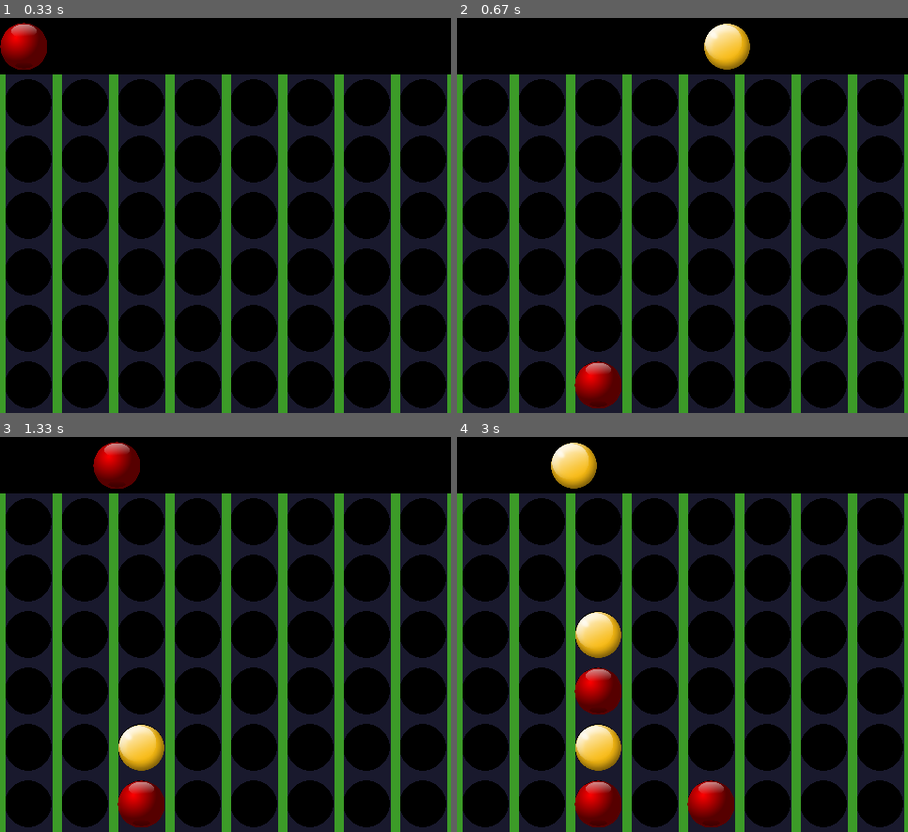
Above: before the commit, frames 1-4 (two rows, left to right).
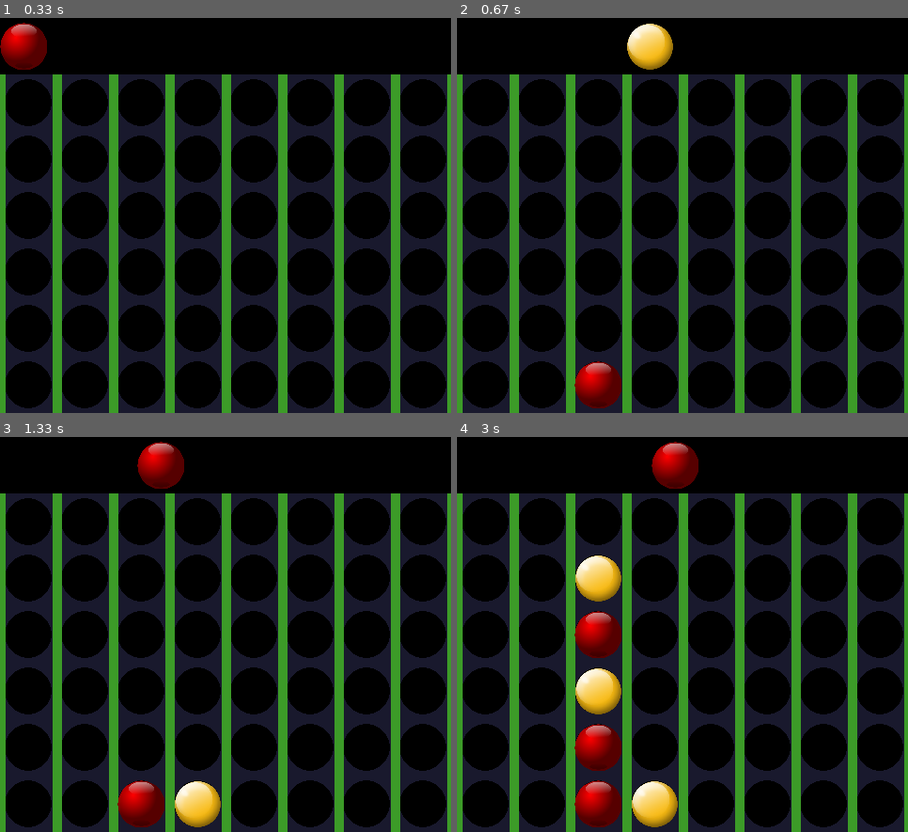
Above: after the commit, the same moments.

Repository: Darkhyp/python-games-for-kids
Game: pygame game, started from rougejaune.py
Same seed, same stepped clock (60 frames per second), same inputs: the game is played once before the commit and once after it.
Inputs (mouse positions are in pixels of both pictures, inside the frame that each line leads up to):
- Up to frame 1 (0.33 s): no input
- Up to frame 2 (0.67 s): press the mouse at (574, 219) at 0.37 s; move the mouse to (650, 258) at 0.47 s; release the mouse at (727, 302) at 0.6 s
- Up to frame 3 (1.33 s): press the mouse at (117, 638) at 0.73 s; move the mouse to (198, 654) at 0.83 s; release the mouse at (279, 670) at 0.97 s; press the mouse at (117, 638) at 1.2 s; move the mouse to (162, 685) at 1.3 s
- Up to frame 4 (3 s): release the mouse at (659, 737) at 1.43 s; press the mouse at (574, 638) at 1.73 s; move the mouse to (687, 666) at 1.83 s; release the mouse at (799, 697) at 1.97 s; press the mouse at (574, 638) at 2.27 s; move the mouse to (705, 685) at 2.37 s; release the mouse at (840, 737) at 2.5 s; press the mouse at (574, 638) at 2.8 s; move the mouse to (673, 598) at 2.9 s

Frame 1 is identical in both runs. In frame 2, 1.9% of the frame differs, in the area x 37-65%, y 1-14%; in frame 3, 3.8%; in frame 4, 7.7%, in the area x 20-62%, y 1-99%.

Commit message:
improve rougejaune game to work in network mode

Diff:
--- a/rougejaune/CONFIGS.py
+++ b/rougejaune/CONFIGS.py
@@ -1,6 +1,13 @@
+# networt paramenters
+SERVER_ADDR = '192.168.1.84'
+SERVER_PORT = 5555
+
+
 # French
 PLAYERS = ('rouge','jaune')
 MESSAGE = lambda: ()
+MESSAGE.YOULOST = 'Vous aver perdu en {} tours'
+MESSAGE.YOUWON = 'Vous aver gagné en {} tours'
 MESSAGE.WON = 'Le joueur {} a gagné en {} tours'
 MESSAGE.AGAIN = 'Rejouer'
 #English
--- a/rougejaune/__init__.py
+++ b/rougejaune/__init__.py
@@ -1,3 +1,4 @@
 from .grid import Grid
+from .tools import coordinate
 from .game import Game
-from .tools import coordinate
+from .game import Players
--- a/rougejaune/game.py
+++ b/rougejaune/game.py
@@ -10,13 +10,65 @@
 from common import message_box, make_sound
 from .CONFIGS import *
 from .grid import Grid
-from .tools import placer_pion, coordinate, gagnant
+from .tools import placer_pion, coordinate
+from rougejaune.network import Network
 
 pygame.font.init()
 myfont = pygame.font.SysFont('monospace', 22)
 
 
+class Players:
+    _isReady = False
+    _moves = [-1, -1]
+    _isPlayerConnected = [False, False]
+
+    def __init__(self, id_game):
+        self.id_game = id_game
+
+    def connected(self):
+        return self._isReady
+
+    def set_connection(self,p,val:bool=False):
+        self._isPlayerConnected[p] = val
+        self._isReady = self._isPlayerConnected[0] and self._isPlayerConnected[1]
+
+    def get_connection(self,p):
+        return self._isPlayerConnected[p]
+
+    def reset_moves(self):
+        self._moves = [-1, -1]
+
+    def get_move(self, player):
+        return self._moves[player]
+
+    def set_move(self, player, move):
+        self._moves[player] = move
+
+
+def print_central_text(surface, message):
+    surface.fill(BACKGROUND_COLOR)
+    font = pygame.font.SysFont("comicsans", 28)
+    text = font.render(message, True, (255, 255, 255))
+    surface.blit(text, ((DISPLAY_SIZE[0] - text.get_width()) / 2, (DISPLAY_SIZE[1] - text.get_height()) / 2))
+    pygame.display.update()
+
+
+def put_ball(surface,ball,coordinate, isLimited=False):
+    x, y = coordinate
+    x -= ball.get_width() / 2
+    if isLimited:
+        y = (GRID_STEP[1]-ball.get_height())/2
+        x = 0 if x<0 else x
+        x = x if x<DISPLAY_SIZE[0]-ball.get_width() else DISPLAY_SIZE[0]-ball.get_width()
+    else:
+        y -= ball.get_height() / 2
+    surface.blit(ball, (x, y))
+
+
 class Game:
+    game_over = True
+    id_player = None
+
     def __init__(self):
         # init pygame display
         self.surface = pygame.display.set_mode(DISPLAY_SIZE, pygame.HWSURFACE | pygame.DOUBLEBUF | pygame.RESIZABLE)
@@ -29,7 +81,6 @@
         ball_yellow = pygame.transform.scale(ball_yellow, (GRID_STEP[0]-GRID_THICKNESS,GRID_STEP[1]-GRID_THICKNESS))
         self.balls = (ball_red,ball_yellow)
 
-        self.game_over = True
         self.clock = pygame.time.Clock()
 
         # initialize background class
@@ -37,6 +88,15 @@
 
         # initialize game data
         self.restart()
+        pygame.init()
+
+    def restart(self):
+        # number of turns in the game
+        self.game_turn = 0
+        # lines for visualisation of successful combinations
+        self.winner = []
+        # initialize matrix for the game
+        self.game_matrix = -np.ones(GRID_NXY,dtype=int)
         # test only
         # self.game_matrix = np.array(
         #       [[-1, -1, -1, -1, -1, -1],
@@ -58,24 +118,54 @@
         #        [-1, -1, -1, -1, -1, -1],
         #        [-1, -1, -1, -1, -1, -1]])
 
-
-        pygame.init()
-
-    def restart(self):
-        # number of turns in the game
-        self.game_turn = 0
-        # lines for visualisation of successful combinations
-        self.winner = []
-        # initialize matrix for the game
-        self.game_matrix = -np.ones(GRID_NXY,dtype=int)
+    def wait_server_connection(self):
+        wait = True
+
+        # wait for game start
+        while wait:
+            self.clock.tick(60)
+            print_central_text(self.surface,"Click to Play!")
+
+            for event in pygame.event.get():
+                if event.type == pygame.QUIT:
+                    pygame.quit()
+                    wait = False
+                if event.type == pygame.MOUSEBUTTONDOWN:
+                    wait = False
+
+        # create Network instance and run main game loop
+        self.net = Network((SERVER_ADDR,SERVER_PORT))
+        recived_data = self.net.get_player()
+        if recived_data is None:
+            print("Network did not found. Run common loop")
+        else:
+            self.id_player = int(recived_data)
+            print(f"You are player{self.id_player}")
+
+            is_opponent = False
+            while not is_opponent:
+                self.clock.tick(60)
+                print_central_text(self.surface,"Wait another player connection")
+
+                try:
+                    players = self.net.send("reset")
+                    is_opponent = players.connected()
+                except Exception as e:
+                    print("Couldn't get game: ", e)
+
+                pygame.time.delay(150)
+
+        pygame.event.clear()
+        # start game loop for network game
+        self.mainloop()
 
     def mainloop(self):
         """
         main loop
         """
         while self.game_over:
+            self.clock.tick(10)
             pygame.time.delay(150)
-            self.clock.tick(10)
 
             # redraw game objects
             self.redraw()
@@ -83,49 +173,72 @@
             # define which player is in this turn
             player = self.game_turn % 2
 
-            # show new unplaced ball
-            x,y = pygame.mouse.get_pos()
-            col = int(x // GRID_STEP[0])
-            cur_ball = self.balls[player]
-            y = (GRID_STEP[1]-cur_ball.get_height())/2
-            x -= cur_ball.get_width()/2
-            x = 0 if x<0 else x
-            x = x if x<DISPLAY_SIZE[0]-cur_ball.get_width() else DISPLAY_SIZE[0]-cur_ball.get_width()
-            self.surface.blit(cur_ball, (x,y))
-
-            for event in pygame.event.get():
-                if event.type == pygame.QUIT:
-                    # pygame.quit()
-                    sys.exit()
-                if event.type==pygame.MOUSEMOTION:
-                    pass
-                if event.type==pygame.MOUSEBUTTONDOWN:
-                    isPlaced,self.game_matrix,self.winner = placer_pion(player, col, self.game_matrix)
-                    if isPlaced:
-                        if self.winner:
-                            make_sound(2)
-
-                            # redraw game objects to show winner combinations
-                            self.redraw()
-
-                            self.surface.blit(myfont.render(MESSAGE.WON.format(PLAYERS[player],self.game_turn),True, ((255,0,0),(255,255,0))[player]),(10,10))
-
-                            # refresh image
-                            pygame.display.flip()
-                            pygame.display.update()
-
-                            message_box(MESSAGE.WON.format(PLAYERS[player],self.game_turn), MESSAGE.AGAIN)
-                            self.restart()
-
-                            break
-                        else:
-                            self.game_turn += 1
-
-
+            # ball position ('-1' means incorrect position )
+            col_placed_ball = -1
+            if self.id_player is not None and player!=self.id_player: # show opponent move if exist
+                # try to get data from the server
+                try:
+                    players = self.net.send("get")
+                    col_placed_ball = players.get_move(player)
+                    if col_placed_ball!=-1:
+                        # reset move in server
+                        self.net.send('reset')
+                except Exception as e:
+                    self.game_over = False
+                    print("Couldn't get game: ", e)
+                pygame.event.clear()
+            else:
+                # show new unplaced ball
+                x,y = pygame.mouse.get_pos()
+                col = int(x // GRID_STEP[0])
+                put_ball(self.surface, self.balls[player], (x,y), isLimited=True)
+
+                for event in pygame.event.get():
+                    if event.type == pygame.QUIT:
+                        # pygame.quit()
+                        sys.exit()
+                    if event.type==pygame.MOUSEMOTION:
+                        pass
+                    if event.type==pygame.MOUSEBUTTONDOWN:
+                        col_placed_ball = col
 
             # refresh image
             pygame.display.flip()
             pygame.display.update()
+
+            # ball is placed, check winner
+            if col_placed_ball!=-1:
+                isPlaced,self.game_matrix,self.winner = placer_pion(player, col_placed_ball, self.game_matrix)
+                if isPlaced:
+                    if player == self.id_player:
+                        # send to server
+                        self.net.send(str(col_placed_ball))
+                    if self.winner:
+                        make_sound(2)
+
+                        # redraw game objects to show winner combinations
+                        self.redraw()
+
+                        # add text
+                        self.surface.blit(myfont.render(MESSAGE.WON.format(PLAYERS[player],self.game_turn),True, ((255,0,0),(255,255,0))[player]),(10,10))
+
+                        # refresh image
+                        pygame.display.flip()
+                        pygame.display.update()
+
+                        if self.id_player is not None:  # network game
+                            if player==self.id_player:
+                                message_box(MESSAGE.YOUWON.format(self.game_turn), MESSAGE.AGAIN)
+                            else:
+                                message_box(MESSAGE.YOULOST.format(self.game_turn), MESSAGE.AGAIN)
+                            # reset game
+                            self.net.send('reset')
+                        else:
+                            message_box(MESSAGE.WON.format(PLAYERS[player],self.game_turn), MESSAGE.AGAIN)
+
+                        self.restart()
+                    else:
+                        self.game_turn += 1
 
 
     def redraw(self):  # redraw game objects
@@ -137,11 +250,7 @@
             for iy in range(self.game_matrix.shape[1]):
                 player = self.game_matrix[ix,iy]
                 if player!=-1:
-                    ball = self.balls[player]
-                    x,y = coordinate((ix,iy))
-                    x -= ball.get_width()/2
-                    y -= ball.get_height()/2
-                    self.surface.blit(ball, (x,y))
+                    put_ball(self.surface, self.balls[player], coordinate((ix, iy)))
 
         # draw lines for the winner combinations
         for line in self.winner:
--- /dev/null
+++ b/rougejaune/network.py
@@ -0,0 +1,38 @@
+"""
+Test network connection
+"""
+import pickle
+import socket
+
+class Network:
+    def __init__(self,addr):
+        self.socket = socket.socket(socket.AF_INET,socket.SOCK_STREAM)
+        self.addr = addr # (server_addr,server_port)
+
+        self.player = self.connect()
+        print("Player {} is connected".format(self.player))
+
+    def get_player(self):
+        return self.player
+
+    def connect(self):
+        try:
+            self.socket.connect(self.addr)
+            return self.socket.recv(2048).decode('utf-8')
+        except socket.error as e:
+            print(e)
+
+    def send(self, data):
+        try:
+            self.socket.send(str.encode(data))
+            # return self.socket.recv(2048*2).decode('utf-8')
+            return pickle.loads(self.socket.recv(2048*2))
+        except socket.error as e:
+            print(e)
+
+
+# server = '192.168.1.84'
+# port = 5555
+# n = Network((server,port))
+# print(n.send('Network connection..'))
+# print(n.send('working..'))
--- /dev/null
+++ b/rougejaune_client.py
@@ -0,0 +1,12 @@
+"""
+"make 4 inline" classical game
+Network realiastion
+23/11/2020
+Author A.V.Korovin [a.v.korovin73@gmail.com]
+"""
+from rougejaune import Game
+
+
+if __name__ == '__main__':
+    game = Game()
+    game.wait_server_connection()
--- /dev/null
+++ b/rougejaune_server.py
@@ -0,0 +1,83 @@
+"""
+Game server
+"""
+import pickle
+import socket
+from _thread import *
+
+from rougejaune.CONFIGS import SERVER_ADDR, SERVER_PORT
+from rougejaune import Players
+
+
+def threaded_client(conn,p,players):
+    conn.send(str.encode(str(p)))
+
+    while True:
+        try:
+            data = conn.recv(2048*2).decode()
+            if not data:
+                print(f'No response from player {p}')
+                break
+            else:
+                if data=='reset':
+                    players.reset_moves()
+                elif data.isdigit():
+                    print('Player {} makes a turn at column {}'.format(p,int(data)))
+                    players.set_move(p,int(data))
+
+                conn.sendall(pickle.dumps(players))
+        except Exception as e:
+            print(e)
+            break
+
+    print(f'Disconnecting player {p}')
+    conn.close()
+    players.set_connection(p,False)
+
+
+class Server:
+    currentPlayer = 0
+    connected = set()
+    id_game = 0
+    game = [Players(0)]
+    idCount = -1
+
+    def __init__(self,addr):
+        self.socket = socket.socket(socket.AF_INET,socket.SOCK_STREAM)
+        try:
+            self.socket.bind(addr)
+        except socket.error as e:
+            str(e)
+        self.socket.listen(2)
+        print('Server is started. Waiting for connection...')
+
+    def start(self):
+        while True:
+            conn,addr = self.socket.accept()
+            print(addr, ' is connected')
+            self.idCount += 1
+
+            # create a new game
+            if self.game[self.id_game].connected():
+                self.game.append(Players(self.id_game))
+                self.id_game += 1
+                print(f'Create a new game {self.id_game}')
+
+
+            # add a new player
+            if not self.game[self.id_game].get_connection(0):
+                current_player = 0
+                print(f'Create a new game {self.id_game}')
+            else:
+                current_player = 1
+            self.game[self.id_game].set_connection(current_player,True)
+            print(f'add a player {current_player}')
+
+            # start listening of client
+            start_new_thread(threaded_client, (conn,current_player,self.game[self.id_game]))
+
+
+# run server
+if __name__ == '__main__':
+    s = Server((SERVER_ADDR,SERVER_PORT))
+    s.start()
